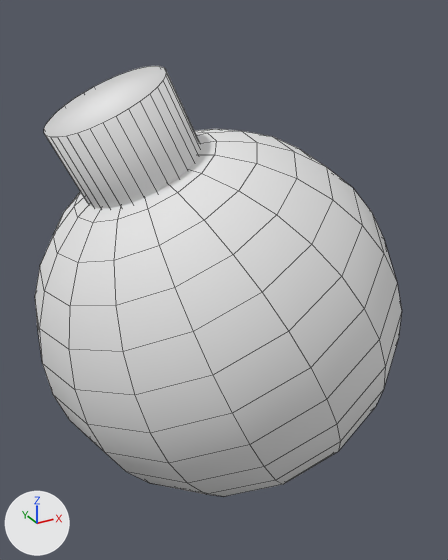
The FBX model content/dota_addons/fest_decor/modelbaublestillsmoothwhite.fbx, before and after one commit.
Both versions are drawn from a 50 mm camera at (-1.5, -2.8, 3.01) aimed at (0.05, 0.01, 1.6). Every picture has the same lights, and +X, +Y and +Z are marked at lower left. Mesh edges are drawn as thin lines.
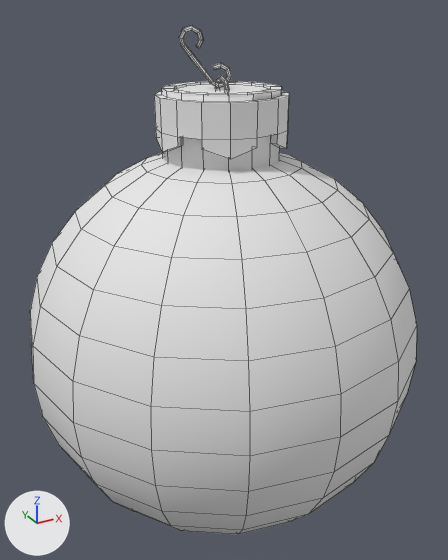
The change in detail:
me_sphere is used by ob_sphere; location (-0.003, -0.013, 0.013); rotation (0.0, -0.451, 0.0), in degrees (0, -26, 0).
me_sphere had 306 vertices, 290 faces and spanned x -0.38..1.62, y -1.0..1.0, z 0.28..2.6.
me_sphere now has 608 vertices, 604 faces and spans x -35.73..15.51, y -32.68..12.52, z -22.34..22.26.
me_sphere part 1: the loose piece of 242 vertices spanning x -0.38..1.62, y -1.0..1.0, z 0.28..2.28 is multiplied about its middle by the matrix ((-12.307, 6.96, 17.463), (15.201, -8.596, 14.138), (-11.06, -19.558, 0.0)), then moved by (-14.03, -10.41, -1.32).
me_sphere part 2: a new loose piece of 142 vertices spanning x 0.02..12.59, y -0.86..12.52, z -6.81..6.93, in mat_modelbaublestillsmoothwhite (white #e7e7e7).
me_sphere part 3: a new loose piece of 128 vertices spanning x 8.54..15.51, y 6.81..9.31, z -0.34..0.16, in mat_modelbaublestillsmoothwhite (white #e7e7e7).
me_sphere part 4: a new loose piece of 64 vertices spanning x 7.67..9.69, y 6.51..8.43, z -1.12..1.1, in mat_modelbaublestillsmoothwhite (white #e7e7e7).
me_sphere part 5: a new loose piece of 32 vertices spanning x -1.43..10.7, y -2.42..10.73, z -6.18..6.22, in mat_modelbaublestillsmoothwhite (white #e7e7e7).
me_sphere part 6: the loose piece of 64 vertices spanning x 0.31..0.93, y -0.31..0.31, z 1.99..2.6 is deleted.
Object 'Sphere' (ob_sphere) moves from (-0.003, -0.013, 0.013) to (0.012, 0.003, 2.091).
Object 'Sphere' (ob_sphere) turns from (0, -26, 0) to (-90, 51, -30) degrees about x, y and z.
Object 'Sphere' (ob_sphere) is rescaled from (1.0, 1.0, 1.0) to (-0.0482, -0.0482, -0.0482).

What differs and where, as boxes [x1, y1, x2, y2] in the pictures (448 x 560 px; the box of a moved part takes in the faces that stretch with it):
'Sphere', reshaped, moved, turned, rescaled
    before: [35, 66, 402, 497]
    after: [30, 26, 417, 534]
part 1 of me_sphere, moved or reshaped
    before: [35, 129, 402, 497]
    after: [30, 153, 417, 534]
part 2 of me_sphere, added
    after: [154, 81, 289, 159]
part 3 of me_sphere, added
    after: [179, 26, 232, 88]
part 4 of me_sphere, added
    after: [215, 76, 229, 91]
part 5 of me_sphere, added
    after: [163, 136, 280, 171]
part 6 of me_sphere, deleted
    before: [44, 66, 201, 208]
